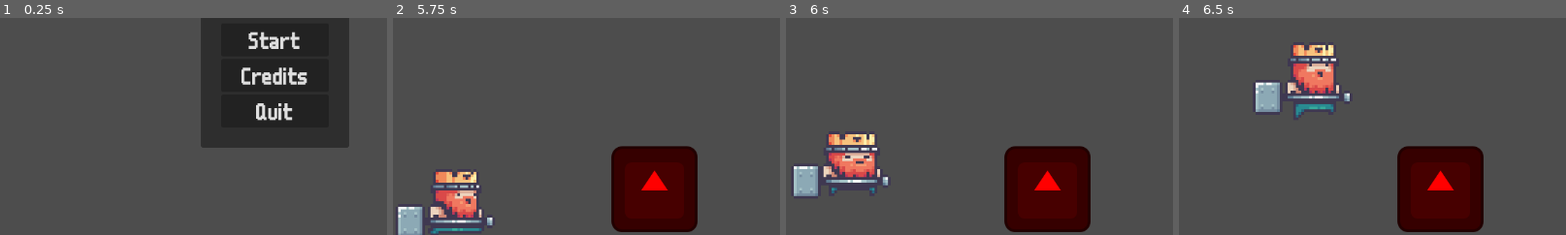
Above: before the commit, frames 1-4 (left to right).
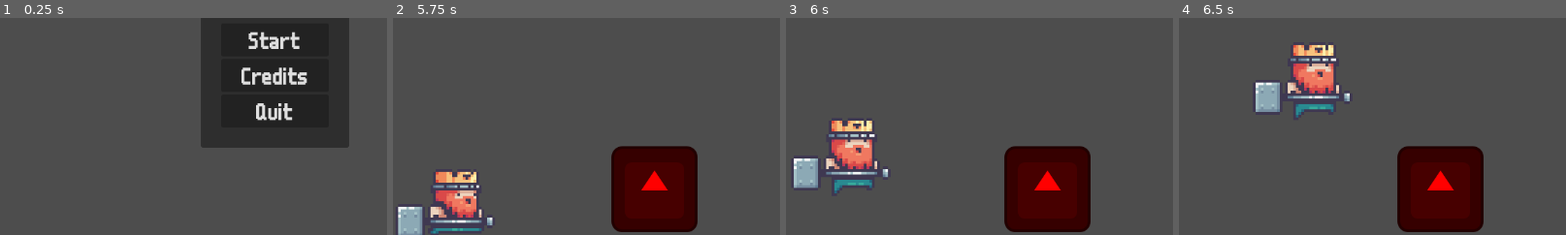
Above: after the commit, the same moments.

Repository: CC5408/Tutorial-CC5408-Oto-o-2025
Game: Godot game, scene res://ui/main_menu.tscn
Two runs of this game, one before a commit and one after it. Both use one fixed random seed, a clock stepped at 60 frames per second and the inputs below. The engine's default icon, where the game draws it, is replaced by a stand-in: a white triangle on a blue panel in a dark square.
Inputs (mouse positions are % of the whole screen's width and height, from its top left):
- Up to frame 1 (0.25 s): no input
- Up to frame 2 (5.75 s): click "Start" at 0.5 s; move the mouse to (45, 70) at 1.27 s; hold D (move_right) 1.28-2.78 s; tap Space (jump) at 1.35, 1.52, 1.82, 2.27, 2.3, 2.57, 2.85, 3.77, 3.8, 4.07, 4.35, 4.52, 4.82, 5.27, 5.3, 5.57 s; click (45, 70) at 1.42 s; move the mouse to (80, 65) at 2.02 s; click (80, 65) at 2.1 s; move the mouse to (20, 35) at 2.77 s; hold A (move_left) 2.78-5.03 s; move the mouse to (55, 50) at 3.52 s; click (55, 50) at 3.6 s; move the mouse to (35, 25) at 4.27 s; move the mouse to (72, 45) at 5.02 s; hold D (move_right) from 5.03 s (still down); click (72, 45) at 5.1 s
- Up to frame 3 (6 s): keep holding D (move_right); move the mouse to (30, 55) at 5.77 s; tap Space (jump) at 5.85 s; click (30, 55) at 5.92 s
- Up to frame 4 (6.5 s): keep holding D (move_right)
The pictures show only the part of the screen within x 15-64%, y 42-92%; the shares and areas given below are measured in that part.

Frames 1-2 are identical in both runs. In frame 3, 3.9% of the frame differs, in the area x 2-27%, y 47-83%; in frame 4, nothing differs.

Commit message:
more animations

Diff:
--- a/scenes/player.tscn
+++ b/scenes/player.tscn
@@ -9,6 +9,10 @@
 [ext_resource type="Texture2D" uid="uid://b5lvkwg6ytp8p" path="res://assets/Kings and Pigs/Sprites/01-King Human/Fall (78x58).png" id="6_smehm"]
 [ext_resource type="Texture2D" uid="uid://gioly43upic3" path="res://assets/Kings and Pigs/Sprites/01-King Human/Attack (78x58).png" id="7_fjrip"]
 [ext_resource type="Script" uid="uid://8qviiitsyvio" path="res://components/hitbox.gd" id="8_smehm"]
+[ext_resource type="Texture2D" uid="uid://dipojvbr1pv38" path="res://assets/Kings and Pigs/Sprites/01-King Human/Dead (78x58).png" id="9_jej6c"]
+[ext_resource type="Texture2D" uid="uid://jnr4jwp7kek2" path="res://assets/Kings and Pigs/Sprites/01-King Human/Door In (78x58).png" id="10_f1ej7"]
+[ext_resource type="Texture2D" uid="uid://edw7x2ca7eqh" path="res://assets/Kings and Pigs/Sprites/01-King Human/Door Out (78x58).png" id="11_oprun"]
+[ext_resource type="Texture2D" uid="uid://bbeetx6bg2xre" path="res://assets/Kings and Pigs/Sprites/01-King Human/Hit (78x58).png" id="12_a8ls1"]
 
 [sub_resource type="CapsuleShape2D" id="CapsuleShape2D_qhqgy"]
 radius = 25.0
@@ -234,47 +238,6 @@
 "values": [0]
 }
 
-[sub_resource type="Animation" id="Animation_ur7pv"]
-resource_name = "jump_start"
-length = 0.1
-step = 0.1
-tracks/0/type = "value"
-tracks/0/imported = false
-tracks/0/enabled = true
-tracks/0/path = NodePath("Pivot/Sprite2D:texture")
-tracks/0/interp = 1
-tracks/0/loop_wrap = true
-tracks/0/keys = {
-"times": PackedFloat32Array(0),
-"transitions": PackedFloat32Array(1),
-"update": 1,
-"values": [ExtResource("4_tuyoq")]
-}
-tracks/1/type = "value"
-tracks/1/imported = false
-tracks/1/enabled = true
-tracks/1/path = NodePath("Pivot/Sprite2D:hframes")
-tracks/1/interp = 1
-tracks/1/loop_wrap = true
-tracks/1/keys = {
-"times": PackedFloat32Array(0),
-"transitions": PackedFloat32Array(1),
-"update": 1,
-"values": [1]
-}
-tracks/2/type = "value"
-tracks/2/imported = false
-tracks/2/enabled = true
-tracks/2/path = NodePath("Pivot/Sprite2D:frame")
-tracks/2/interp = 1
-tracks/2/loop_wrap = true
-tracks/2/keys = {
-"times": PackedFloat32Array(0),
-"transitions": PackedFloat32Array(1),
-"update": 1,
-"values": [0]
-}
-
 [sub_resource type="Animation" id="Animation_3v2ag"]
 resource_name = "land"
 length = 0.1
@@ -358,14 +321,211 @@
 "values": [8]
 }
 
+[sub_resource type="Animation" id="Animation_qfm1y"]
+resource_name = "death"
+length = 0.4
+step = 0.1
+tracks/0/type = "value"
+tracks/0/imported = false
+tracks/0/enabled = true
+tracks/0/path = NodePath("Pivot/Sprite2D:texture")
+tracks/0/interp = 1
+tracks/0/loop_wrap = true
+tracks/0/keys = {
+"times": PackedFloat32Array(0),
+"transitions": PackedFloat32Array(1),
+"update": 1,
+"values": [ExtResource("9_jej6c")]
+}
+tracks/1/type = "value"
+tracks/1/imported = false
+tracks/1/enabled = true
+tracks/1/path = NodePath("Pivot/Sprite2D:hframes")
+tracks/1/interp = 1
+tracks/1/loop_wrap = true
+tracks/1/keys = {
+"times": PackedFloat32Array(0),
+"transitions": PackedFloat32Array(1),
+"update": 1,
+"values": [4]
+}
+tracks/2/type = "value"
+tracks/2/imported = false
+tracks/2/enabled = true
+tracks/2/path = NodePath("Pivot/Sprite2D:frame")
+tracks/2/interp = 1
+tracks/2/loop_wrap = true
+tracks/2/keys = {
+"times": PackedFloat32Array(0, 0.1, 0.2, 0.3),
+"transitions": PackedFloat32Array(1, 1, 1, 1),
+"update": 1,
+"values": [0, 1, 2, 3]
+}
+
+[sub_resource type="Animation" id="Animation_ur7pv"]
+resource_name = "dip"
+length = 0.1
+step = 0.1
+tracks/0/type = "value"
+tracks/0/imported = false
+tracks/0/enabled = true
+tracks/0/path = NodePath("Pivot/Sprite2D:texture")
+tracks/0/interp = 1
+tracks/0/loop_wrap = true
+tracks/0/keys = {
+"times": PackedFloat32Array(0),
+"transitions": PackedFloat32Array(1),
+"update": 1,
+"values": [ExtResource("4_tuyoq")]
+}
+tracks/1/type = "value"
+tracks/1/imported = false
+tracks/1/enabled = true
+tracks/1/path = NodePath("Pivot/Sprite2D:hframes")
+tracks/1/interp = 1
+tracks/1/loop_wrap = true
+tracks/1/keys = {
+"times": PackedFloat32Array(0),
+"transitions": PackedFloat32Array(1),
+"update": 1,
+"values": [1]
+}
+tracks/2/type = "value"
+tracks/2/imported = false
+tracks/2/enabled = true
+tracks/2/path = NodePath("Pivot/Sprite2D:frame")
+tracks/2/interp = 1
+tracks/2/loop_wrap = true
+tracks/2/keys = {
+"times": PackedFloat32Array(0),
+"transitions": PackedFloat32Array(1),
+"update": 1,
+"values": [0]
+}
+
+[sub_resource type="Animation" id="Animation_fulsm"]
+resource_name = "enter"
+length = 0.8
+step = 0.1
+tracks/0/type = "value"
+tracks/0/imported = false
+tracks/0/enabled = true
+tracks/0/path = NodePath("Pivot/Sprite2D:texture")
+tracks/0/interp = 1
+tracks/0/loop_wrap = true
+tracks/0/keys = {
+"times": PackedFloat32Array(0),
+"transitions": PackedFloat32Array(1),
+"update": 1,
+"values": [ExtResource("10_f1ej7")]
+}
+tracks/1/type = "value"
+tracks/1/imported = false
+tracks/1/enabled = true
+tracks/1/path = NodePath("Pivot/Sprite2D:hframes")
+tracks/1/interp = 1
+tracks/1/loop_wrap = true
+tracks/1/keys = {
+"times": PackedFloat32Array(0),
+"transitions": PackedFloat32Array(1),
+"update": 1,
+"values": [8]
+}
+tracks/2/type = "value"
+tracks/2/imported = false
+tracks/2/enabled = true
+tracks/2/path = NodePath("Pivot/Sprite2D:frame")
+tracks/2/interp = 1
+tracks/2/loop_wrap = true
+tracks/2/keys = {
+"times": PackedFloat32Array(0, 0.1, 0.2, 0.3, 0.4, 0.5, 0.6, 0.7),
+"transitions": PackedFloat32Array(1, 1, 1, 1, 1, 1, 1, 1),
+"update": 1,
+"values": [0, 1, 2, 3, 4, 5, 6, 7]
+}
+
+[sub_resource type="Animation" id="Animation_4r5pv"]
+resource_name = "exit"
+length = 0.8
+step = 0.1
+tracks/0/type = "value"
+tracks/0/imported = false
+tracks/0/enabled = true
+tracks/0/path = NodePath("Pivot/Sprite2D:texture")
+tracks/0/interp = 1
+tracks/0/loop_wrap = true
+tracks/0/keys = {
+"times": PackedFloat32Array(0),
+"transitions": PackedFloat32Array(1),
+"update": 1,
+"values": [ExtResource("11_oprun")]
+}
+tracks/1/type = "value"
+tracks/1/imported = false
+tracks/1/enabled = true
+tracks/1/path = NodePath("Pivot/Sprite2D:frame")
+tracks/1/interp = 1
+tracks/1/loop_wrap = true
+tracks/1/keys = {
+"times": PackedFloat32Array(0, 0.1, 0.2, 0.3, 0.4, 0.5, 0.6, 0.7),
+"transitions": PackedFloat32Array(1, 1, 1, 1, 1, 1, 1, 1),
+"update": 1,
+"values": [0, 1, 2, 3, 4, 5, 6, 7]
+}
+
+[sub_resource type="Animation" id="Animation_60mlk"]
+resource_name = "hit"
+length = 0.1
+step = 0.1
+tracks/0/type = "value"
+tracks/0/imported = false
+tracks/0/enabled = true
+tracks/0/path = NodePath("Pivot/Sprite2D:texture")
+tracks/0/interp = 1
+tracks/0/loop_wrap = true
+tracks/0/keys = {
+"times": PackedFloat32Array(0),
+"transitions": PackedFloat32Array(1),
+"update": 1,
+"values": [ExtResource("12_a8ls1")]
+}
+tracks/1/type = "value"
+tracks/1/imported = false
+tracks/1/enabled = true
+tracks/1/path = NodePath("Pivot/Sprite2D:hframes")
+tracks/1/interp = 1
+tracks/1/loop_wrap = true
+tracks/1/keys = {
+"times": PackedFloat32Array(0),
+"transitions": PackedFloat32Array(1),
+"update": 1,
+"values": [2]
+}
+tracks/2/type = "value"
+tracks/2/imported = false
+tracks/2/enabled = true
+tracks/2/path = NodePath("Pivot/Sprite2D:frame")
+tracks/2/interp = 1
+tracks/2/loop_wrap = true
+tracks/2/keys = {
+"times": PackedFloat32Array(0, 0.1),
+"transitions": PackedFloat32Array(1, 1),
+"update": 1,
+"values": [0, 1]
+}
+
 [sub_resource type="AnimationLibrary" id="AnimationLibrary_fjrip"]
 _data = {
 &"RESET": SubResource("Animation_qlg0r"),
 &"attack": SubResource("Animation_smehm"),
+&"death": SubResource("Animation_qfm1y"),
+&"dip": SubResource("Animation_ur7pv"),
+&"enter": SubResource("Animation_fulsm"),
+&"exit": SubResource("Animation_4r5pv"),
 &"fall": SubResource("Animation_d2wvv"),
+&"hit": SubResource("Animation_60mlk"),
 &"idle": SubResource("Animation_dqkch"),
 &"jump": SubResource("Animation_y4r1p"),
-&"jump_start": SubResource("Animation_ur7pv"),
 &"land": SubResource("Animation_3v2ag"),
 &"run": SubResource("Animation_tuyoq")
 }
Not shown: 1 places in scenes/player.tscn that only renumber resources
